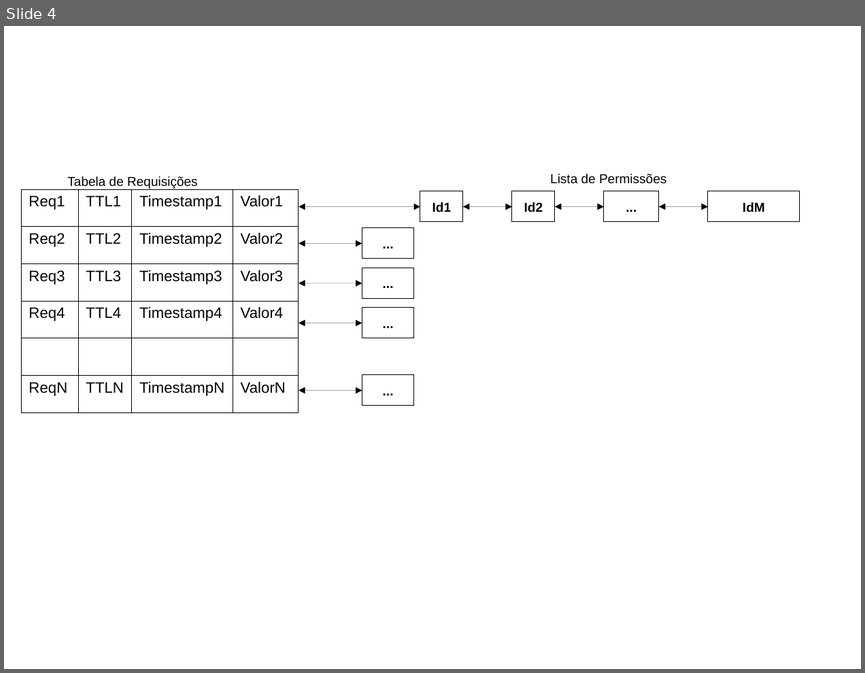
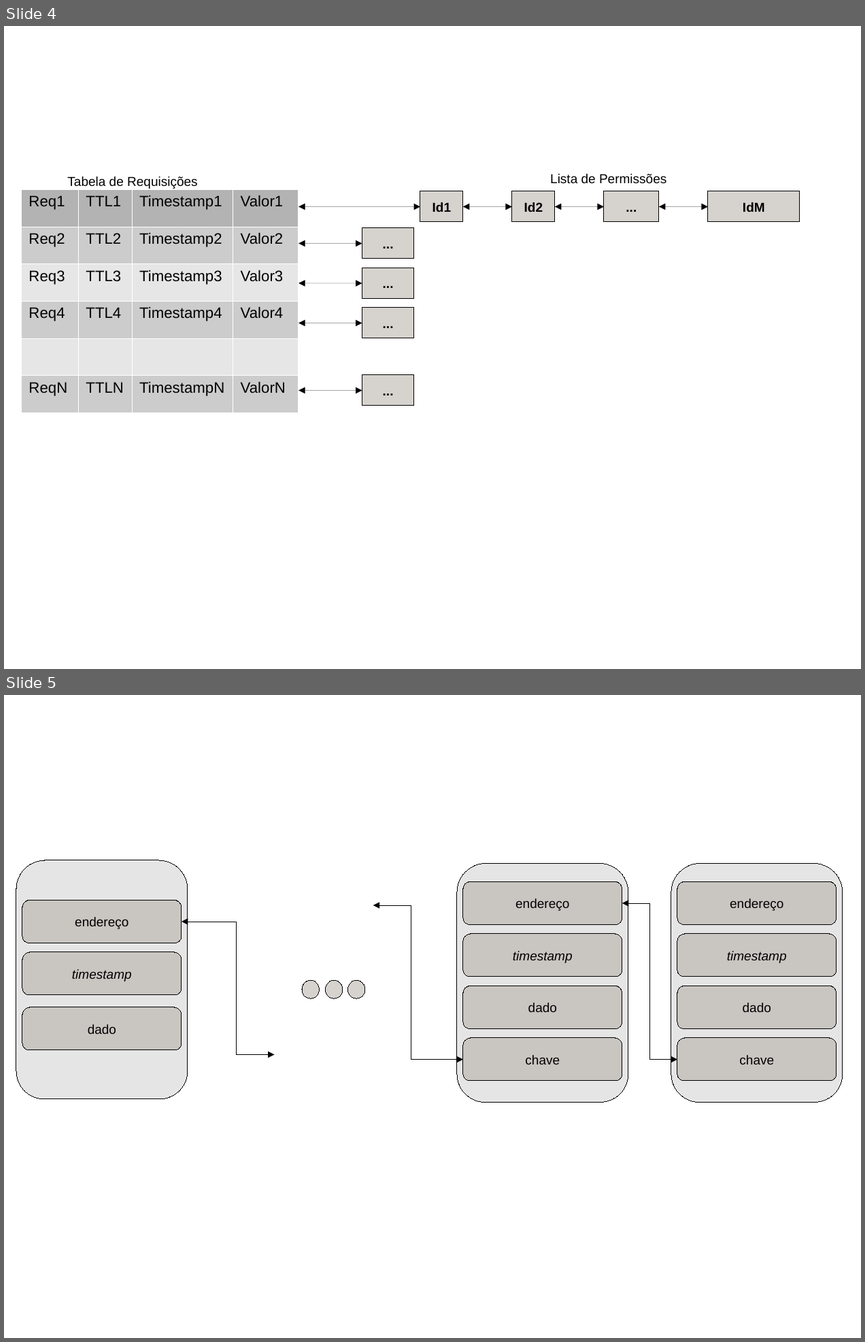
Before and after one commit to Juliano1612/arquitetura-iot, a slide deck: images/automata.odp. Shown one above the other, each under a label of ours: slide 4 before the commit, slides 4 and 5 after it. The pictures are 865x673 and 865x1342 pixels, drawn with LibreOffice and Linux fonts; fonts in the diff are those of the drawing. Boxes give left, top, right and bottom in pixels: in the first picture for what was removed or moved away, otherwise in the second. Text is boxed around its words. In the diff, an @@ line names an element or a change of style, - is before the commit and + after.

```diff
--- a/images/automata.odp
+++ b/images/automata.odp
@@ slide 5 added at box(4, 695, 861, 1338), background #FFFFFF @@
@@ rounded rectangle added at box(16, 861, 188, 1100), fill #CCCCCC at 50% opacity, outline #000000 0 pt @@
@@ rounded rectangle added at box(458, 864, 628, 1102), fill #CCCCCC at 50% opacity, outline #000000 0 pt @@
@@ rounded rectangle added at box(671, 864, 842, 1102), fill #CCCCCC at 50% opacity, outline #000000 0 pt @@
@@ rounded rectangle added at box(464, 881, 623, 924), fill #AEA79F at 50% opacity, outline #000000 0 pt, 12 pt, text #000000 @@
+endereço
@@ rounded rectangle added at box(677, 881, 837, 924), fill #AEA79F at 50% opacity, outline #000000 0 pt, 12 pt, text #000000 @@
+endereço
@@ rounded rectangle added at box(22, 900, 182, 943), fill #AEA79F at 50% opacity, outline #000000 0 pt, 12 pt, text #000000 @@
+endereço
@@ elbow double arrow added from (464, 1059) to (373, 905), #000000 0 pt @@
@@ elbow double arrow added from (677, 1059) to (622, 903), #000000 0 pt @@
@@ elbow double arrow added from (275, 1054) to (181, 921), #000000 0 pt @@
@@ rounded rectangle added at box(464, 934, 623, 977), fill #AEA79F at 50% opacity, outline #000000 0 pt, 12 pt, text #000000, italic @@
+timestamp
@@ rounded rectangle added at box(677, 934, 837, 977), fill #AEA79F at 50% opacity, outline #000000 0 pt, 12 pt, text #000000, italic @@
+timestamp
@@ rounded rectangle added at box(22, 952, 182, 995), fill #AEA79F at 50% opacity, outline #000000 0 pt, 12 pt, text #000000, italic @@
+timestamp
@@ ellipse added at box(302, 981, 319, 999), fill #AEA79F at 50% opacity, outline #000000 0 pt @@
@@ ellipse added at box(325, 981, 342, 999), fill #AEA79F at 50% opacity, outline #000000 0 pt @@
@@ ellipse added at box(347, 981, 365, 999), fill #AEA79F at 50% opacity, outline #000000 0 pt @@
@@ rounded rectangle added at box(464, 986, 623, 1029), fill #AEA79F at 50% opacity, outline #000000 0 pt, 12 pt, text #000000 @@
+dado
@@ rounded rectangle added at box(677, 986, 837, 1029), fill #AEA79F at 50% opacity, outline #000000 0 pt, 12 pt, text #000000 @@
+dado
@@ rounded rectangle added at box(22, 1008, 182, 1051), fill #AEA79F at 50% opacity, outline #000000 0 pt, 12 pt, text #000000 @@
+dado
@@ rounded rectangle added at box(464, 1038, 623, 1081), fill #AEA79F at 50% opacity, outline #000000 0 pt, 12 pt, text #000000 @@
+chave
@@ rounded rectangle added at box(677, 1038, 837, 1081), fill #AEA79F at 50% opacity, outline #000000 0 pt, 12 pt, text #000000 @@
+chave
@@ slide 4 changed as well @@
@@ table at box(21, 189, 298, 412) @@
@@ fill none to #B3B3B3 in row 1 @@
@@ fill none to #CCCCCC in 12 cells @@
@@ fill none to #E6E6E6 in row 3 @@
@@ borders changed @@
@@ fill none to #AEA79F at 50% opacity in 8 elements at box(420, 192, 463, 222), box(513, 192, 555, 222), box(708, 192, 800, 222), box(604, 192, 660, 222), box(362, 228, 415, 259), box(362, 308, 415, 337), box(362, 375, 415, 405), box(362, 268, 415, 298) @@
```
Also in this commit, not shown: 3 other slides changed, 1 other slide added, 1 other file.
